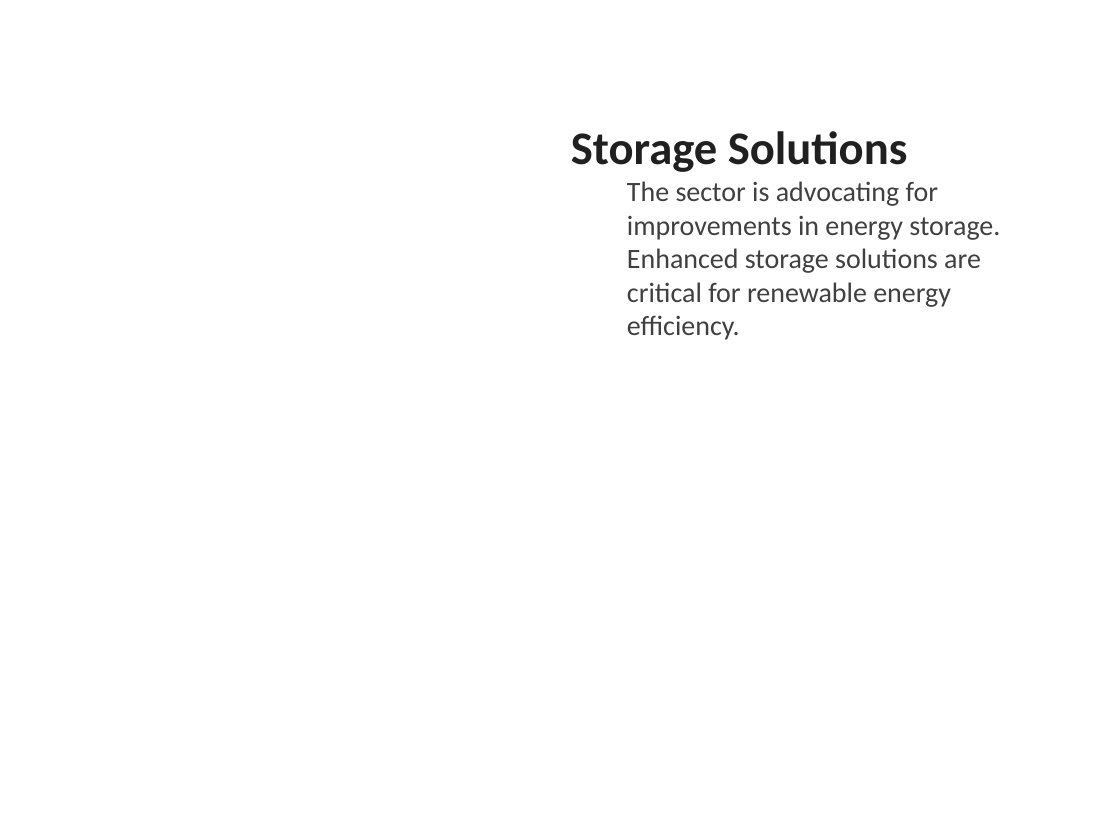
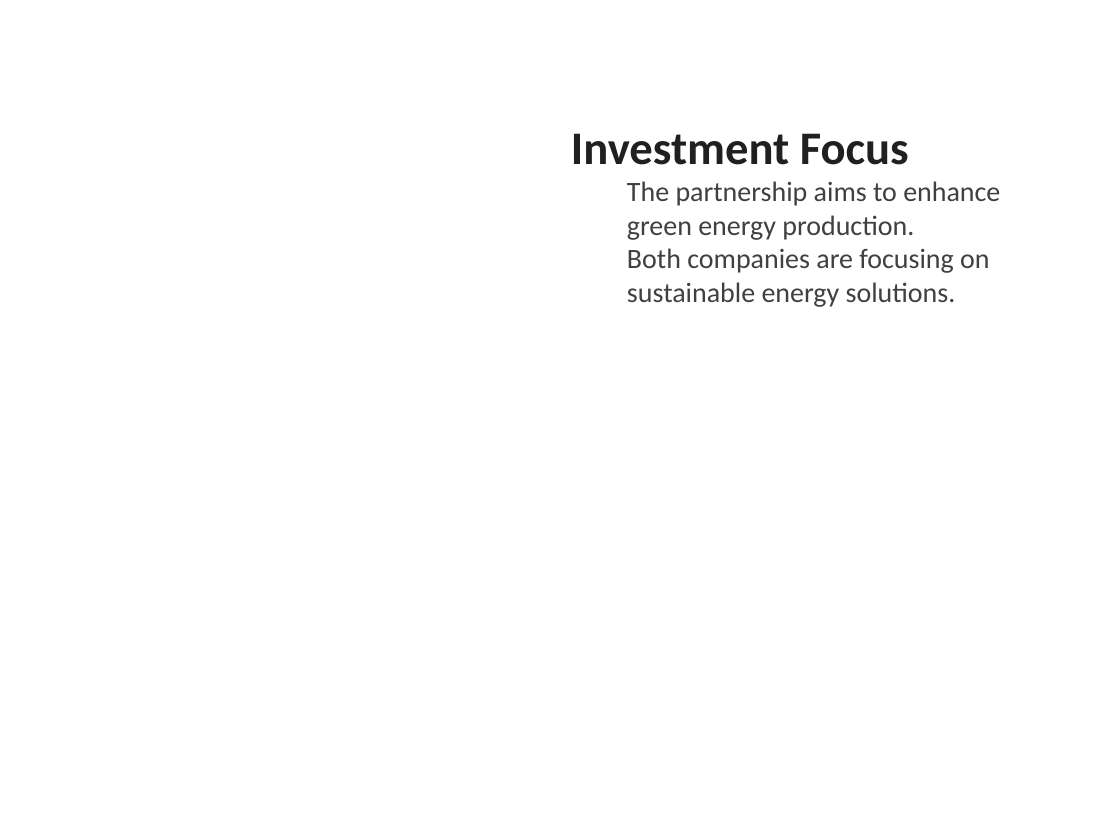
Before and after one commit to gauravsiemens1988/Linkedin-AI-Agent_Personal, a slide deck: slide 2 of drafts/linkedin_carousel.pptx. Drawn at 1120x840 pixels with LibreOffice and Linux fonts; fonts in the diff are those of the drawing. Boxes give left, top, right and bottom in pixels: in the first picture for what was removed or moved away, otherwise in the second. Text is boxed around its words. In the diff, an @@ line names an element or a change of style, - is before the commit and + after.

```diff
--- a/drafts/linkedin_carousel.pptx
+++ b/drafts/linkedin_carousel.pptx
@@ text at bbox=[571, 133, 1000, 307]: text changed @@
-Storage Solutions
-  The sector is advocating for improvements in energy storage.
-  Enhanced storage solutions are critical for renewable energy efficiency.
+Investment Focus
+  The partnership aims to enhance green energy production.
+  Both companies are focusing on sustainable energy solutions.
```
Also in this commit, not shown: 2 other slides changed, 3 slides added, 3 slides removed, 1 other file.
